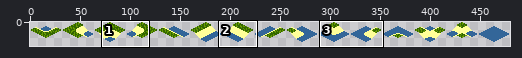
Sprite sheet, stored at client/res/water.png. The picture above shows the old version from afar; the outline marks the close-up.
Close-up. Before:
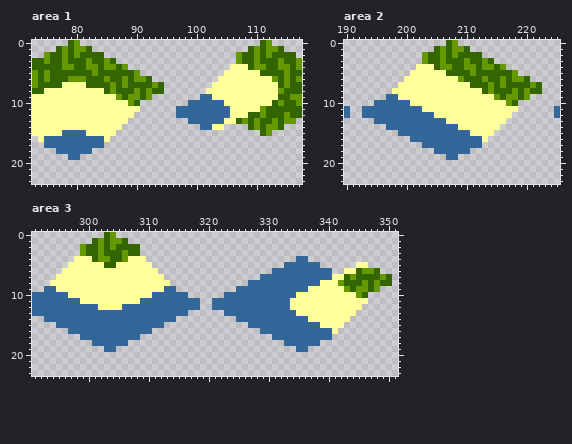
The file is 480x32 pixels. Shown: area 1: x 73..117, y 0..23; area 2: x 190..225, y 0..23; area 3: x 291..351, y 0..23. The wide view leaves out empty margins.
And afterwards:
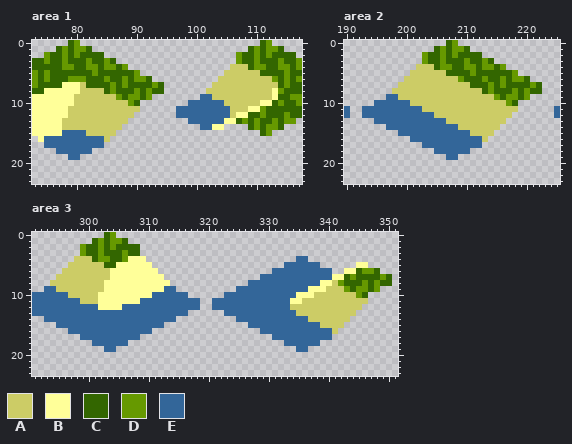
Palette (. is transparent): A #cccc66  B #ffff99  C #336600  D #669900  E #336699
Message: Updated shading of sand
Changes in this commit:
--- area 1
@@ x 73..117 @@
  3 CCDCCDCCCDCCDC....................DCCDCCCDCCD
- 4 CCCCCDDCCDDCDDCD.................BBBCDDCCDDCD
- 5 DCDCCCCCCCDCCCCCCD..............BBBBBBCCCCDCC
- 6 DCDCCCDDDCCCDCCDCDDC...........BBBBBBBBBDCDCD
- 7 DCCCCBBBBCCCCDCDCCCCDC........BBBBBBBBBBBCDCC
- 8 CCBBBBBBBBBBCDCCCDCDCC.......BBBBBBBBBBBBDCCC
- 9 BBBBBBBBBBBBBBDCDDCD........EEBBBBBBBBBBBCCDD
-10 BBBBBBBBBBBBBBBBDC........EEEEEEBBBBBBBBCDCCD
-11 BBBBBBBBBBBBBBBBBB......EEEEEEEEEBBBBBDCCCCCC
-12 BBBBBBBBBBBBBBBBB.......EEEEEEEEEBBBCCDCCCDCC
-13 BBBBBBBBBBBBBBBB..........EEEEEEBBCDCDCCDCDD.
-14 BBBBBBBBBBBBBBB.............EEBB....CDCDDC...
-15 BBBBBEEEEBBBBB........................CD.....
-16 .BEEEEEEEEEEB................................
+ 4 CCCCCDDCCDDCDDCD.................AAACDDCCDDCD
+ 5 DCDCCCCCCCDCCCCCCD..............AAAAAACCCCDCC
+ 6 DCDCCCDDDCCCDCCDCDDC...........AAAAAAAAADCDCD
+ 7 DCCCCBBBACCCCDCDCCCCDC........AAAAAAAAAAACDCC
+ 8 CCBBBBBBAAAACDCCCDCDCC.......AAAAAAAAAAABDCCC
+ 9 BBBBBBBAAAAAAADCDDCD........EEAAAAAAAAAABCCDD
+10 BBBBBBBAAAAAAAAADC........EEEEEEAAAAAABBCDCCD
+11 BBBBBBAAAAAAAAAAAA......EEEEEEEEEAAABBDCCCCCC
+12 BBBBBBAAAAAAAAAAA.......EEEEEEEEEABBCCDCCCDCC
+13 BBBBBAAAAAAAAAAA..........EEEEEEBBCDCDCCDCDD.
+14 BBBBBAAAAAAAAAA.............EEBB....CDCDDC...
+15 BBBBBEEEEAAAAA........................CD.....
+16 .BEEEEEEEEEEA................................
 17 ..EEEEEEEEEE.................................
--- area 2
@@ x 196..220 @@
  3 .......DCCDCCCDCCDC......
- 4 ......BBBCDDCCDDCDDCD....
- 5 .....BBBBBBCCCCDCCCCCCD..
- 6 ....BBBBBBBBBDCCCDCCDCDDC
- 7 ...BBBBBBBBBBBBCCCDCDCCCC
- 8 ..BBBBBBBBBBBBBBBCDCCCDCD
- 9 .EEBBBBBBBBBBBBBBBBDCDDCD
-10 EEEEEBBBBBBBBBBBBBBBBDC..
-11 EEEEEEEBBBBBBBBBBBBBBBB..
-12 EEEEEEEEEBBBBBBBBBBBBB...
-13 EEEEEEEEEEEBBBBBBBBBB....
-14 .EEEEEEEEEEEEBBBBBBB.....
-15 ...EEEEEEEEEEEEBBBB......
-16 .....EEEEEEEEEEEEB.......
+ 4 ......AAACDDCCDDCDDCD....
+ 5 .....AAAAAACCCCDCCCCCCD..
+ 6 ....AAAAAAAAADCCCDCCDCDDC
+ 7 ...AAAAAAAAAAAACCCDCDCCCC
+ 8 ..AAAAAAAAAAAAAAACDCCCDCD
+ 9 .EEAAAAAAAAAAAAAAAADCDDCD
+10 EEEEEAAAAAAAAAAAAAAAADC..
+11 EEEEEEEAAAAAAAAAAAAAAAA..
+12 EEEEEEEEEAAAAAAAAAAAAA...
+13 EEEEEEEEEEEAAAAAAAAAA....
+14 .EEEEEEEEEEEEAAAAAAA.....
+15 ...EEEEEEEEEEEEAAAA......
+16 .....EEEEEEEEEEEEA.......
 17 .......EEEEEEEEEE........
--- area 3
@@ x 291..351 @@
  3 ........DCCDCCCDCC...........................................
- 4 .......BBBCDDCCDBBB.........................EE...............
- 5 ......BBBBBBCCBBBBBB......................EEEEEE......BB.....
- 6 .....BBBBBBBBBBBBBBBB...................EEEEEEEEEE..BBCDDC...
- 7 ....BBBBBBBBBBBBBBBBBB................EEEEEEEEEEEEBBCDCCCCDC.
- 8 ...BBBBBBBBBBBBBBBBBBBB.............EEEEEEEEEEEEBBBDCCCDCDCC.
- 9 ..EEBBBBBBBBBBBBBBBBBBEE..........EEEEEEEEEEEEBBBBBBDCDDCD...
-10 EEEEEEBBBBBBBBBBBBBBEEEEEE......EEEEEEEEEEEEBBBBBBBBBBDC.....
-11 EEEEEEEEBBBBBBBBBBEEEEEEEEEE..EEEEEEEEEEEEEBBBBBBBBBBBBB.....
-12 EEEEEEEEEEEBBBBEEEEEEEEEEEEE..EEEEEEEEEEEEEBBBBBBBBBBBB......
-13 EEEEEEEEEEEEEEEEEEEEEEEEEE......EEEEEEEEEEEEBBBBBBBBBB.......
-14 ..EEEEEEEEEEEEEEEEEEEEEE..........EEEEEEEEEEEEBBBBBBB........
-15 ....EEEEEEEEEEEEEEEEEE..............EEEEEEEEEEEEBBBB.........
-16 ......EEEEEEEEEEEEEE..................EEEEEEEEEEEEB..........
+ 4 .......AAACDDCCDBBB.........................EE...............
+ 5 ......AAAAAACCBBBBBB......................EEEEEE......BB.....
+ 6 .....AAAAAAAABBBBBBBB...................EEEEEEEEEE..BBCDDC...
+ 7 ....AAAAAAAAABBBBBBBBB................EEEEEEEEEEEEBBCDCCCCDC.
+ 8 ...AAAAAAAAABBBBBBBBBBB.............EEEEEEEEEEEEBBADCCCDCDCC.
+ 9 ..EEAAAAAAAABBBBBBBBBBEE..........EEEEEEEEEEEEBBBAAADCDDCD...
+10 EEEEEEAAAAABBBBBBBBBEEEEEE......EEEEEEEEEEEEBBBAAAAAAADC.....
+11 EEEEEEEEAAABBBBBBBEEEEEEEEEE..EEEEEEEEEEEEEBBAAAAAAAAAAA.....
+12 EEEEEEEEEEEBBBBEEEEEEEEEEEEE..EEEEEEEEEEEEEAAAAAAAAAAAA......
+13 EEEEEEEEEEEEEEEEEEEEEEEEEE......EEEEEEEEEEEEAAAAAAAAAA.......
+14 ..EEEEEEEEEEEEEEEEEEEEEE..........EEEEEEEEEEEEAAAAAAA........
+15 ....EEEEEEEEEEEEEEEEEE..............EEEEEEEEEEEEAAAA.........
+16 ......EEEEEEEEEEEEEE..................EEEEEEEEEEEEA..........
 17 ........EEEEEEEEEE......................EEEEEEEEEE...........
